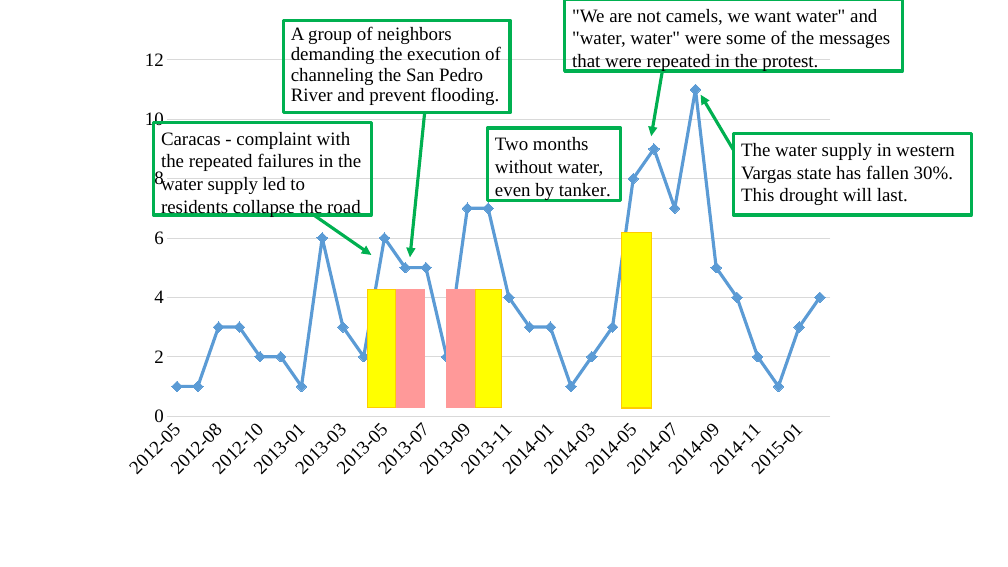
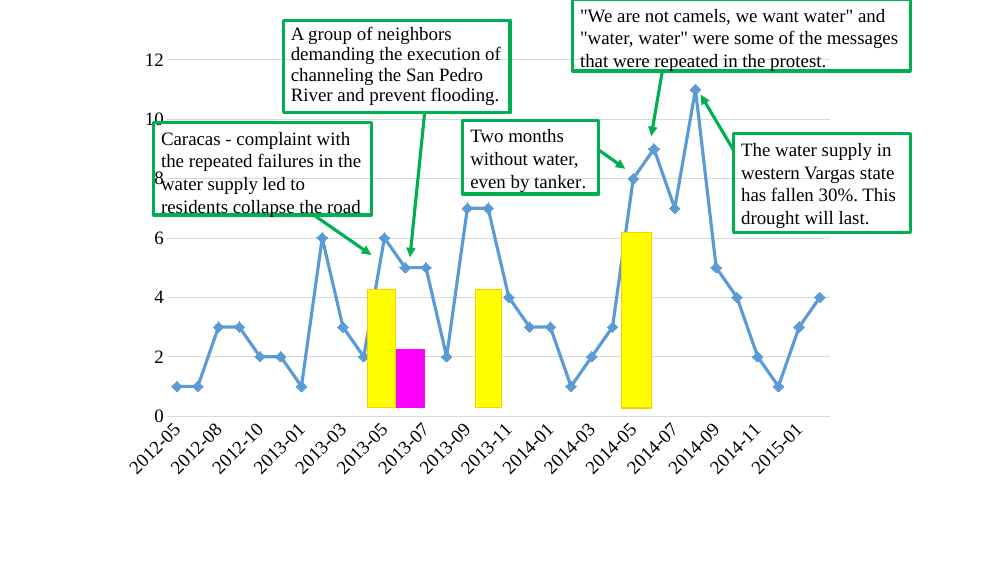
Before and after one commit to fangjin/PNAS-climate, a slide deck: slide 5 of figures/source-code-plot/timeseries-frame.pptx. Drawn at 1008x567 pixels with LibreOffice and Linux fonts; fonts in the diff are those of the drawing. Boxes give left, top, right and bottom in pixels: in the first picture for what was removed or moved away, otherwise in the second. Text is boxed around its words. In the diff, an @@ line names an element or a change of style, - is before the commit and + after.

```diff
--- a/figures/source-code-plot/timeseries-frame.pptx
+++ b/figures/source-code-plot/timeseries-frame.pptx
@@ rectangle ""We are not camels, we ...": place and size @@
-rectangle ""We are not camels, we ..." at (565,0,903,71)
+rectangle ""We are not camels, we ..." at (572,0,910,71)
@@ rectangle "Two months without water, even ...": place and size @@
-rectangle "Two months without water, even ..." at (488,128,621,200)
+rectangle "Two months without water, even ..." at (463,120,599,194)
@@ rectangle "The water supply in western ...": place and size @@
-rectangle "The water supply in western ..." at (734,134,972,216)
+rectangle "The water supply in western ..." at (734,134,910,233)
@@ arrow added from (599, 150) to (625, 169), #00B050 3 pt @@
@@ rectangle removed at (446,290,476,408) @@
@@ rectangle: place and size @@
-rectangle at (395,290,425,408)
+rectangle at (395,350,425,408)
@@ rectangle at (395,350,425,408): fill #FF9999 to #FF00FF; outline #FF9999 1 pt to #FF00FF 1 pt @@
```
Also in this commit, not shown: 1 other slide changed, 5 other files.
